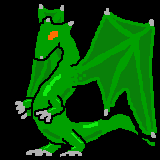
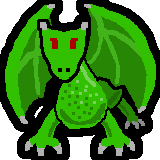
The second 160 × 160 image is a revision of the first. Changes to its layers:
moved "New Layer#26" above "New Layer#27", painted on it over box(23, 6, 86, 116)
added layer "New Layer#27" above "face copy" over box(37, 19, 91, 83)
hid "New Layer#10", painted on it over box(25, 8, 156, 138)
hid "New Layer#9", opacity 100% → 51%, moved it above "New Layer#18", painted on it over box(0, 0, 160, 160)
hid "New Layer#18", moved it above "New Layer#8", painted on it over box(13, 4, 142, 124)
painted on "New Layer#25" over box(20, 4, 157, 135)
showed "New Layer#5", opacity 62% → 100%, moved it above "New Layer#3", painted on it over box(5, 4, 156, 122)
hid "New Layer#3", opacity 100% → 46%, moved it above "New Layer#2", painted on it over box(0, 4, 157, 148)
showed "New Layer#2", moved it above "New Layer#4", painted on it over box(32, 34, 155, 146)
showed "New Layer#4", moved it above "New Layer#20", painted on it over box(43, 42, 107, 129)
added layer "New Layer#20" above "New Layer#12" over box(41, 40, 109, 131)
painted on "New Layer#12" over box(48, 4, 160, 142)
showed "New Layer#13", painted on it over box(15, 86, 67, 150)
painted on "New Layer#16" over box(21, 4, 132, 150)
hid "New Layer#30", moved it above "New Layer#31", painted on it over box(15, 8, 155, 146)
moved "New Layer#21" above "New Layer#19", painted on it over box(13, 8, 157, 135)
moved "New Layer#19" above "New Layer#22", painted on it over box(0, 0, 160, 160)
showed "New Layer#22", painted on it over box(2, 1, 159, 127)
showed "New Layer#23", moved it above "New Layer#14", painted on it over box(71, 9, 136, 149)
showed "New Layer#14", moved it above "New Layer#6", painted on it over box(12, 15, 158, 159)
showed "New Layer#6", painted on it over box(12, 6, 156, 114)
moved "New Layer#24" above "New Layer#38", painted on it over box(23, 6, 145, 129)
added layer "New Layer#36" above "New Layer#1" over box(0, 0, 160, 160)
…and 13 more changes (1 added, 3 painted, 9 removed, 2 stack, 1 visibility)
